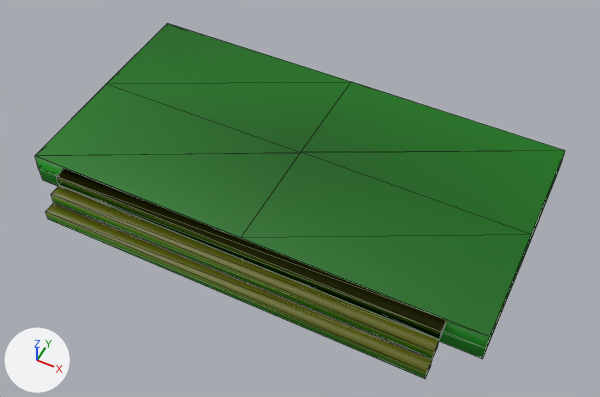
Renders of the glTF model assets/environments/kits/haluna/iskarra_plaza_rise.glb from each side of a commit.
Both versions are drawn from a camera (50 mm lens) standing at (5.55, -10.74, 13.25) and looking at (0.29, -0.21, 0.09). Arrows for +X, +Y and +Z are at lower left; the lights stay in place. The older version comes first. Mesh edges are drawn as thin lines. Vertices at exactly the same position are counted once.

The first picture shows 'iskarra_plaza_rise'.
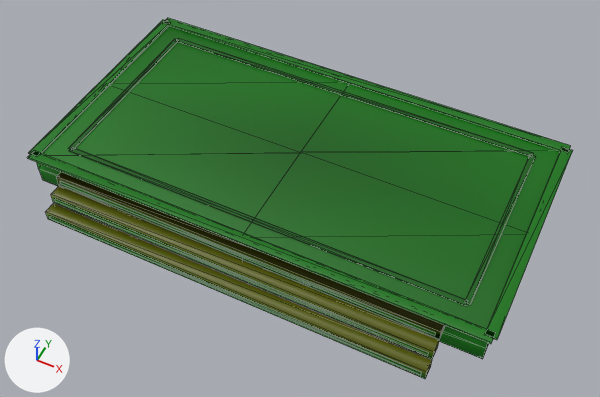
What changed in the scene script:
```text
Add mat_kit_iskarra_glaze:
    mat_kit_iskarra_glaze = bpy.data.materials.new('kit_iskarra_glaze')
    # nodes: BsdfPrincipled, Mix, OutputMaterial, VertexColor
    # colours: white #e7e7e7, mixed with the vertex colours
Add mat_kit_iskarra_ceramic:
    mat_kit_iskarra_ceramic = bpy.data.materials.new('kit_iskarra_ceramic')
    # nodes: BsdfPrincipled, Mix, OutputMaterial, VertexColor
    # colours: white #e7e7e7, mixed with the vertex colours
Change me_iskarra_plaza_rise:
    used by ob_iskarra_plaza_rise; location = (0.0, 0.0, 0.0)
    remove me_iskarra_plaza_rise.from_pydata(...)  # 50 vertices, 84 faces; spans x -5.0..5.0, y -3.01..3.0, z 0.0..0.8
    add me_iskarra_plaza_rise.from_pydata(...)  # 138 vertices, 216 faces; spans x -5.12..5.12, y -3.03..3.12, z 0.0..0.83
    me_iskarra_plaza_rise part 1: a new loose piece, a box spanning x -5.046..5.046, y 2.884..3.116, z 0.784..0.826, in mat_kit_iskarra_ceramic
    me_iskarra_plaza_rise part 2: a new loose piece, a box spanning x -5.046..5.046, y -2.316..-2.084, z 0.784..0.826, in mat_kit_iskarra_ceramic
    me_iskarra_plaza_rise part 3: a new loose piece, a box spanning x -5.116..-4.884, y -2.196..2.996, z 0.784..0.826, in mat_kit_iskarra_ceramic
    me_iskarra_plaza_rise part 4: a new loose piece, a box spanning x 4.884..5.116, y -2.196..2.996, z 0.784..0.826, in mat_kit_iskarra_ceramic
    me_iskarra_plaza_rise part 5: a new loose piece, a box spanning x -4.4..4.4, y 2.44..2.56, z 0.794..0.806, in mat_kit_iskarra_glaze
    me_iskarra_plaza_rise part 6: a new loose piece, a box spanning x -4.4..4.4, y -1.76..-1.64, z 0.794..0.806, in mat_kit_iskarra_glaze
    me_iskarra_plaza_rise part 7: a new loose piece, a box spanning x -4.46..-4.34, y -1.7..2.5, z 0.794..0.806, in mat_kit_iskarra_glaze
    me_iskarra_plaza_rise part 8: a new loose piece, a box spanning x 4.34..4.46, y -1.7..2.5, z 0.794..0.806, in mat_kit_iskarra_glaze
    me_iskarra_plaza_rise part 9: a new loose piece, a box spanning x -4.1..4.1, y -2.488..-2.476, z 0.615..0.715, in mat_kit_iskarra_glaze
    me_iskarra_plaza_rise part 10: a new loose piece, a box spanning x -4.1..4.1, y -2.758..-2.746, z 0.345..0.445, in mat_kit_iskarra_glaze
    me_iskarra_plaza_rise part 11: a new loose piece, a box spanning x -4.1..4.1, y -3.028..-3.016, z 0.075..0.175, in mat_kit_iskarra_glaze
    add me_iskarra_plaza_rise.materials.append(mat_kit_iskarra_ceramic)
    add me_iskarra_plaza_rise.materials.append(mat_kit_iskarra_glaze)
```

Where the change shows, as pixel boxes (x1, y1, x2, y2) in the pictures (600 x 397 px):
'iskarra_plaza_rise', reshaped: before (35, 23, 565, 379); after (27, 18, 573, 379)
part 1 of me_iskarra_plaza_rise, added: after (164, 18, 571, 152)
part 2 of me_iskarra_plaza_rise, added: after (27, 150, 494, 344)
part 3 of me_iskarra_plaza_rise, added: after (28, 20, 168, 155)
part 4 of me_iskarra_plaza_rise, added: after (486, 148, 573, 340)
part 5 of me_iskarra_plaza_rise, added: after (176, 38, 534, 157)
part 6 of me_iskarra_plaza_rise, added: after (69, 148, 468, 306)
part 7 of me_iskarra_plaza_rise, added: after (68, 39, 178, 150)
part 8 of me_iskarra_plaza_rise, added: after (464, 155, 535, 305)
part 9 of me_iskarra_plaza_rise, added: after (60, 181, 436, 336)
part 10 of me_iskarra_plaza_rise, added: after (55, 198, 429, 356)
part 11 of me_iskarra_plaza_rise, added: after (49, 216, 422, 376)
